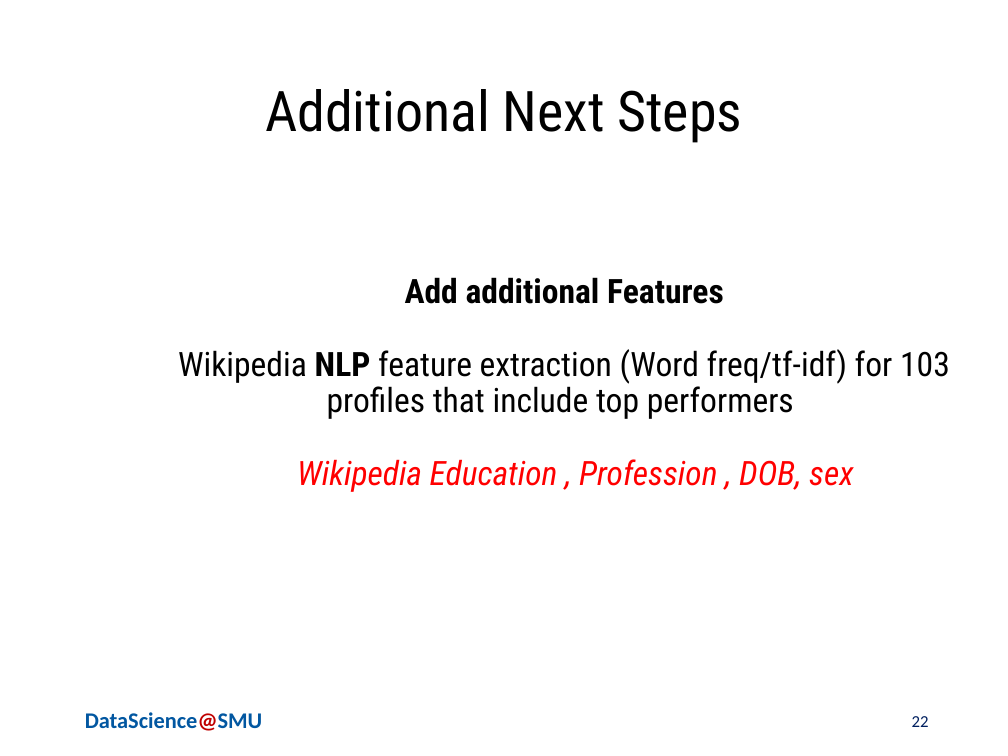
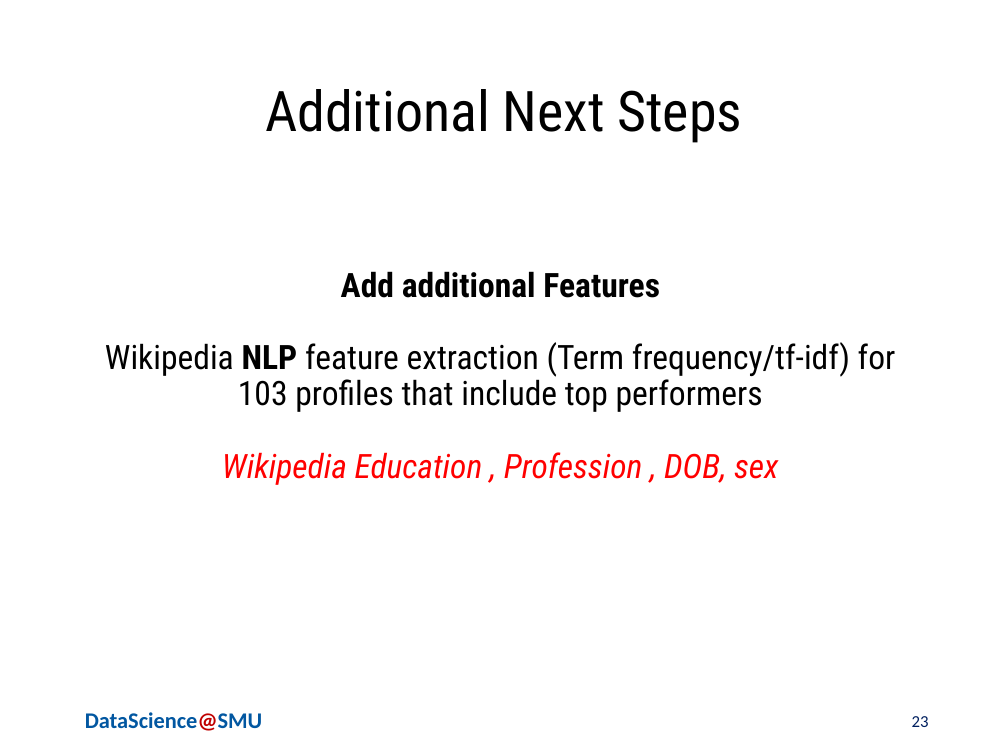
Before and after one commit to ChiruGit/Capstone, a slide deck: slide 23 of PoliticalProfiling-NLP+FeatureEngg-MSDSSMU-Fall2018.pptx (slide 22 before the commit). Drawn at 1008x756 pixels with LibreOffice and Linux fonts; fonts in the diff are those of the drawing; background and template pictures are left out. Boxes give left, top, right and bottom in pixels: in the first picture for what was removed or moved away, otherwise in the second. Text is boxed around its words. In the diff, an @@ line names an element or a change of style, - is before the commit and + after.

```diff
--- a/PoliticalProfiling-NLP+FeatureEngg-MSDSSMU-Fall2018.pptx
+++ b/PoliticalProfiling-NLP+FeatureEngg-MSDSSMU-Fall2018.pptx
@@ text "Add additional Features": place and size @@
-text "Add additional Features" at <box>178,277,950,492</box>
+text "Add additional Features" at <box>105,271,896,485</box>
@@ text at <box>105,342,896,412</box>: text changed @@
-Wikipedia NLP feature extraction (Word freq/tf-idf) for 103 profiles that include top performers
+Wikipedia NLP feature extraction (Term frequency/tf-idf) for 103 profiles that include top performers
@@ text at <box>222,452,778,485</box>: alignment left to centre; indent changed @@
@@ page number at <box>912,716,929,727</box>: text changed @@
-22
+23
```
Also in this commit, not shown: 6 other slides changed, 1 slide added, 1 slide removed.
